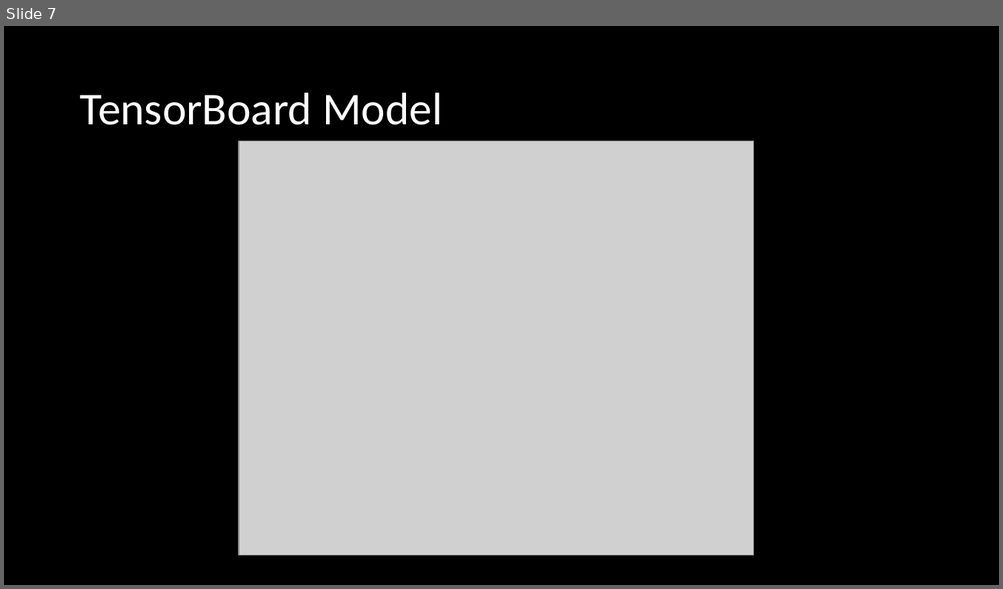
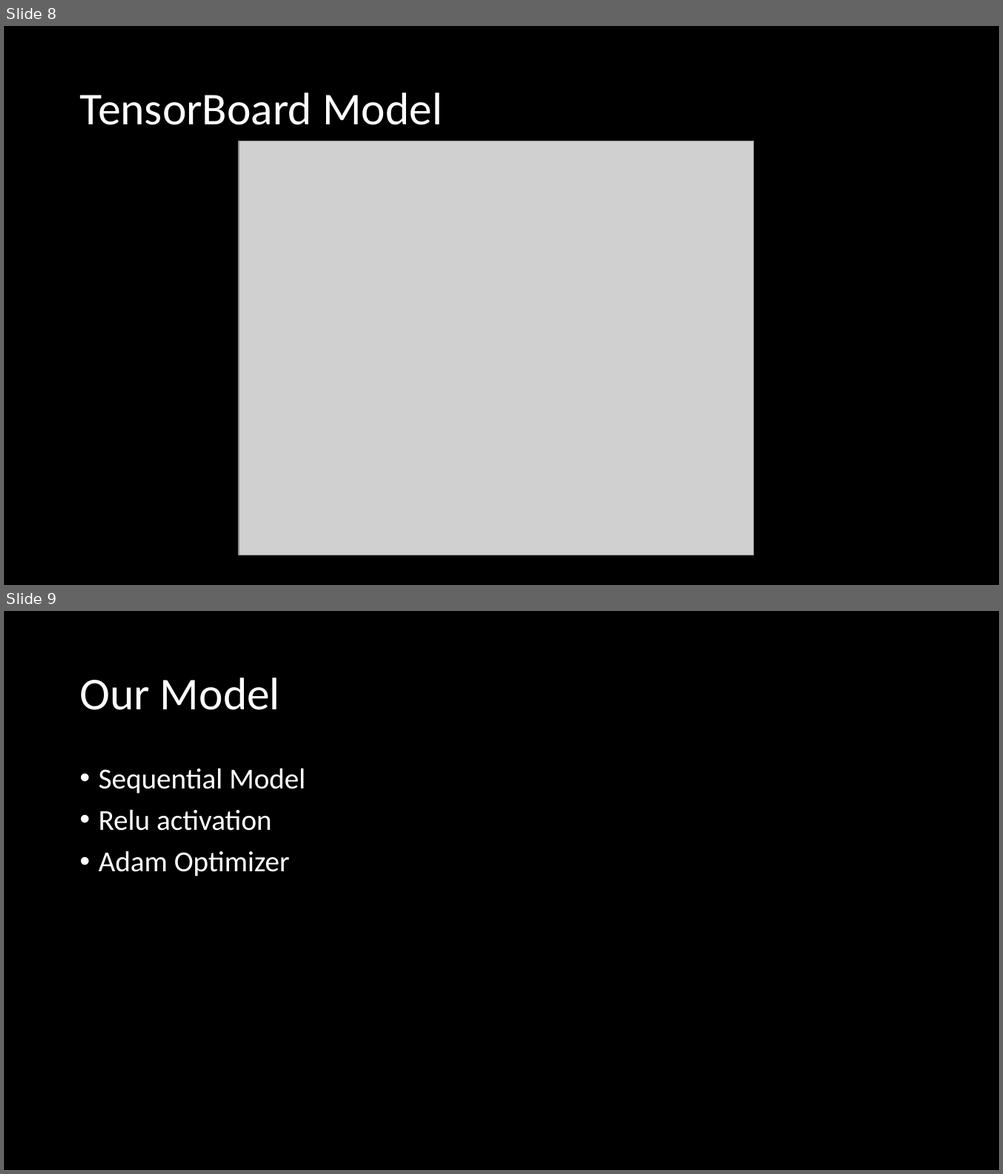
Before and after one commit to milsteam4144/GLAPS, a slide deck: Presentation/GLAPS Presentation.pptx. Shown one above the other, each under a label of ours: slide 7 before the commit, slides 8 and 9 after it. The pictures are 1003x589 and 1003x1174 pixels, drawn with LibreOffice and Linux fonts; fonts in the diff are those of the drawing; grey boxes stand for pictures. Boxes give left, top, right and bottom in pixels: in the first picture for what was removed or moved away, otherwise in the second. Text is boxed around its words. In the diff, an @@ line names an element or a change of style, - is before the commit and + after.

```diff
--- a/Presentation/GLAPS Presentation.pptx
+++ b/Presentation/GLAPS Presentation.pptx
@@ slide 9 added at <box>4,611,999,1170</box>, background #000000 @@
@@ title added at <box>79,678,280,710</box>, 44 pt, text #FFFFFF @@
+Our Model
@@ text added at <box>99,768,305,877</box>, 28 pt, text #FFFFFF @@
+• Sequential Model
+• Relu activation
+• Adam Optimizer
@@ what was slide 7 is now slide 8 @@
```
Also in this commit, not shown: 5 slides changed, 2 other slides added, 1 slide removed.
